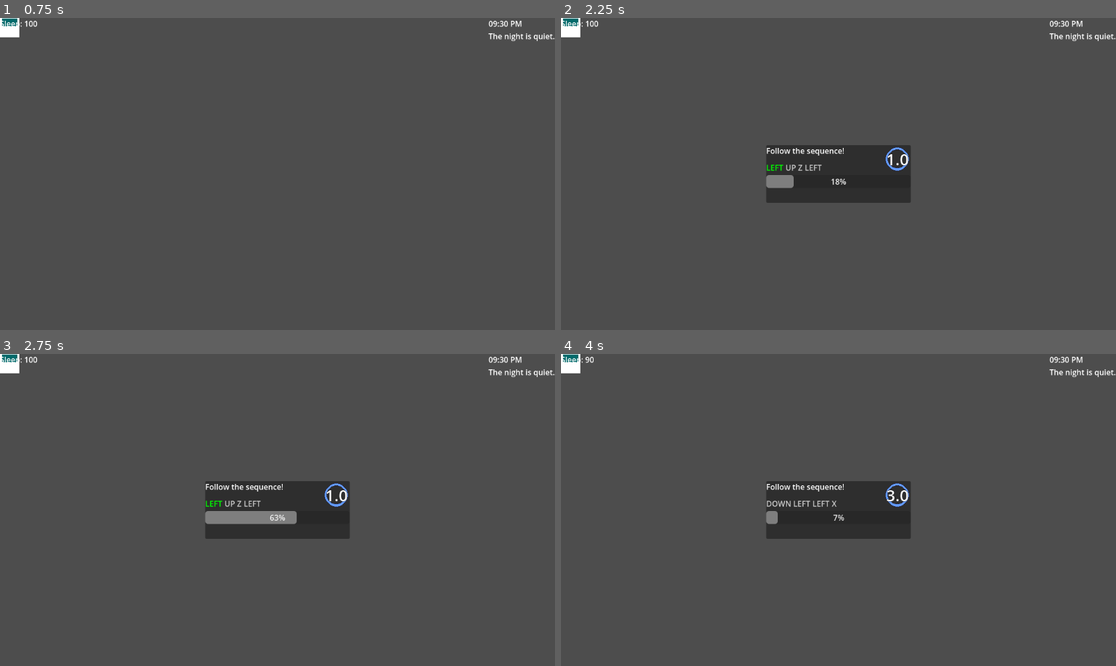
Above: before the commit, frames 1-4 (two rows, left to right).
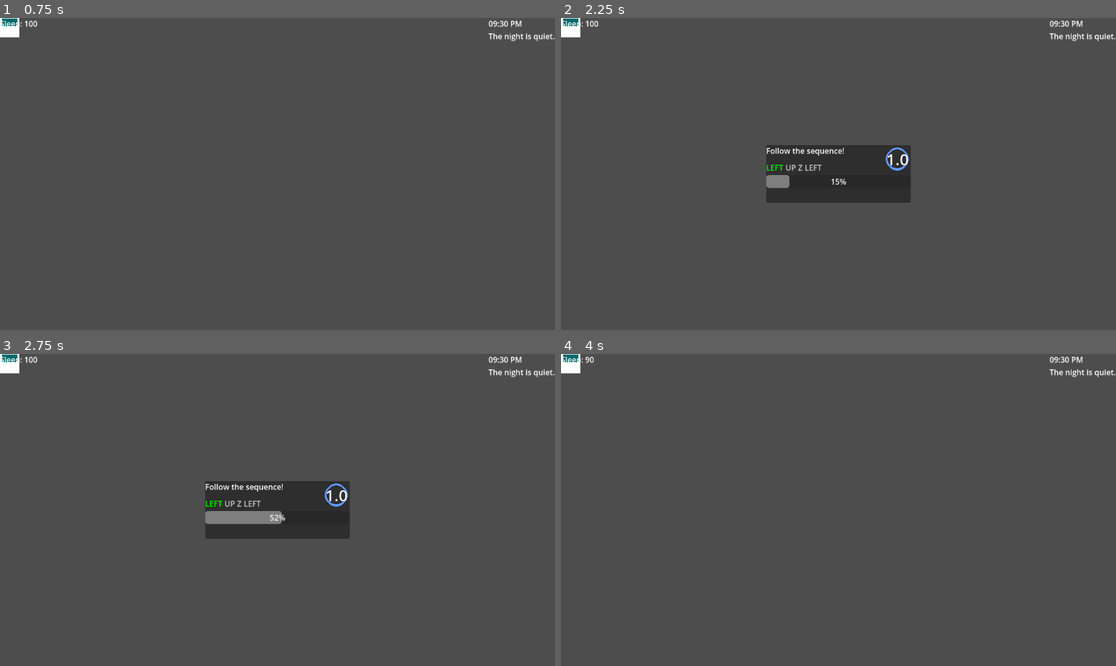
Above: after the commit, the same moments.

Repository: AiDN-Dev/let-me-sleep
Game: Godot game, scene res://Scenes/game.tscn
The game is run twice, just before and just after one commit, with the same random seed, the same clock (stepped at 60 frames per second) and the same inputs. The project has no main scene, so this scene is started directly.
Inputs (mouse positions are in pixels of both pictures, inside the frame that each line leads up to):
- Up to frame 1 (0.75 s): tap Enter (ui_accept) at 0.5 s; move the mouse to (249, 236) at 0.52 s; hold Up from 0.53 s (still down); tap Space at 0.6 s; click (249, 236) at 0.67 s
- Up to frame 2 (2.25 s): tap Enter (ui_accept) at 0.77 s; release Up at 1.25 s; drag from (1005, 220) to (810, 236) at 1.27 s; move the mouse to (672, 127) at 2.02 s; hold Left from 2.03 s (still down); tap X at 2.1 s
- Up to frame 3 (2.75 s): keep holding Left
- Up to frame 4 (4 s): release Left at 2.75 s; drag from (866, 510) to (672, 463) at 2.77 s; tap Enter (ui_accept) at 3.5, 3.77 s; move the mouse to (755, 432) at 3.52 s; hold Down from 3.53 s (still down); tap Space at 3.6 s

Frame 1 is identical in both runs. In frame 2, less than 0.1% of the frame differs, in the area x 40-51%, y 50-55%; in frame 3, 0.1%; in frame 4, 4.7%, in the area x 36-63%, y 40-60%.

Commit message:
Progress on the debuff system, it now always applies a debuff and has a chance to combine them

Diff:
--- a/scripts/Interruptions/qte_window.gd
+++ b/scripts/Interruptions/qte_window.gd
@@ -24,22 +24,30 @@
 var active_debuffs := {}
 
 # === Start a new QTE sequence ===
-func start_qte(text: String, keys: Array[QTEKey], debuffs := {}, active_debuffs = debuffs) -> void:
+func start_qte(text: String, keys: Array[QTEKey], debuffs := {}) -> void:
+	active_debuffs = debuffs
 	instruction_label.text = text
 	qte_sequence = keys
 	current_index = 0
 
-	var hold_multiplier = debuffs.get("hold_time_multiplier", 1.0)
-	var buffer_multiplier = debuffs.get("extra_time_buffer_multiplier", 1.0)
-	var decay_multiplier = debuffs.get("decay_multiplier", 1.0)
+	# Get multipliers from debuffs
+	var hold_multiplier = active_debuffs.get("hold_time_multiplier", 1.0)
+	var buffer_multiplier = active_debuffs.get("extra_time_buffer_multiplier", 1.0)
+	var decay_multiplier = active_debuffs.get("decay_multiplier", 1.0)
+
+	# Debug / flavor print
+	if active_debuffs.has("names"):
+		print("Active debuffs: " + String(", ").join(debuffs["names"]))
 
 	current_progress = 0.0
 	current_elapsed = 0.0
 	grace_timer = 0.0
 
+	# Clear previous key labels
 	for child in key_container.get_children():
 		child.queue_free()
 
+	# Apply hold multiplier and generate labels
 	for key_obj in qte_sequence:
 		key_obj.hold_time *= hold_multiplier
 		var lbl = Label.new()
@@ -53,7 +61,7 @@
 	progress_bar.max_value = qte_sequence[0].hold_time
 	hint_label.text = "Hold: %s" % _get_key_name(qte_sequence[0].keycode)
 
-	time_left = qte_sequence[current_index].hold_time + extra_time_buffer
+	time_left = qte_sequence[current_index].hold_time + extra_time_buffer * buffer_multiplier
 	_update_timer_display()
 
 	active = true
@@ -65,6 +73,8 @@
 		return
 
 	var current_key = qte_sequence[current_index]
+	var decay_multiplier = active_debuffs.get("decay_multiplier", 1.0)
+	var buffer_multiplier = active_debuffs.get("extra_time_buffer_multiplier", 1.0)
 
 	# Update elapsed time for this key
 	current_elapsed += delta
@@ -81,6 +91,7 @@
 			_finish(false)
 			return
 
+	# Countdown time left
 	time_left -= delta
 	if time_left <= 0:
 		_finish(false)
@@ -90,11 +101,9 @@
 	# Update progress for holding the correct key
 	if Input.is_key_pressed(current_key.keycode):
 		current_progress += delta
-		_update_timer_display()
 		grace_timer = 0  # pressing correct key cancels any grace timer
 	else:
-		current_progress -= delta  # decay if not holding
-		_update_timer_display()
+		current_progress -= delta * decay_multiplier  # decay if not holding
 
 	# Clamp progress
 	current_progress = clamp(current_progress, 0, current_key.hold_time)
@@ -114,8 +123,7 @@
 		progress_bar.max_value = qte_sequence[current_index].hold_time
 		progress_bar.value = 0
 		hint_label.text = "Hold: %s" % _get_key_name(qte_sequence[current_index].keycode)
-
-		time_left = qte_sequence[current_index].hold_time + extra_time_buffer
+		time_left = qte_sequence[current_index].hold_time + extra_time_buffer * buffer_multiplier
 		_update_timer_display()
 
 # === Handle key presses (fail on wrong, with grace) ===
@@ -125,7 +133,6 @@
 
 	if event is InputEventKey and event.pressed:
 		var current_key = qte_sequence[current_index]
-
 		if event.keycode != current_key.keycode:
 			grace_timer = grace_duration  # start grace timer on wrong key
 
@@ -150,6 +157,7 @@
 	hide()
 	emit_signal("qte_finished", success)
 
+# === Update highlighted key colors ===
 func _update_highlighted_key() -> void:
 	for i in range(key_container.get_child_count()):
 		var lbl = key_container.get_child(i)
@@ -160,5 +168,6 @@
 		else:
 			lbl.add_theme_color_override("font_color", Color(0.8, 0.8, 0.8))
 
+# === Update timer display ===
 func _update_timer_display() -> void:
 	timer_label.text = str(ceil(max(time_left,0)))
--- a/scripts/Managers/debuff_manager.gd
+++ b/scripts/Managers/debuff_manager.gd
@@ -14,7 +14,7 @@
 	},
 	{
 		"name": "Smaller Buffer",
-		"hold_time_multipler": 1.0,
+		"hold_time_multiplier": 1.0,
 		"extra_time_buffer_multiplier": 0.7,
 		"decay_multiplier": 1.0
 	},
@@ -31,7 +31,7 @@
 func _ready():
 	rng.randomize()
 
-func get_random_debuffs(num_debuffs: int = 1) -> Array:
+func get_random_debuffs(num_debuffs: int = 1, allow_combination: bool = true) -> Dictionary:
 	var selected := []
 	var pool := possible_debuffs.duplicate()
 	for i in range(num_debuffs):
@@ -40,7 +40,17 @@
 		var debuff = pool.pick_random()
 		selected.append(debuff)
 		pool.erase(debuff)
-	return selected
+
+	var combined = {}
+	if allow_combination and selected.size() > 1 and randf() < 0.5:
+		combined = combine_debuffs(selected)
+		print("Oh no! Debuffs combined: " + String(", ").join(combined["names"]))
+	else:
+		combined = combine_debuffs([selected[0]])
+		print("Single debuff applied: " + String(combined["names"][0]))
+
+	return combined
+
 
 func combine_debuffs(debuffs: Array) -> Dictionary:
 	var result = {
--- a/scripts/game.gd
+++ b/scripts/game.gd
@@ -42,12 +42,22 @@
 	start_qte()
 
 func start_qte():
+	# Generate QTE sequence
 	var sequence = generate_qte_sequence(4)
-	var debuffs = DebuffManager.get_random_debuffs(rng.randi_range(1, 2))
-	var combined = DebuffManager.combine_debuffs(debuffs)
 
-	var debuff_names = String(", ").join(combined["names"])
-	qte_window.start_qte("Follow the sequence!", sequence)
+	# Get 1 or 2 random debuffs, allow chance to combine
+	var num_debuffs = rng.randi_range(1, 2)
+	var debuffs = DebuffManager.get_random_debuffs(num_debuffs, true)
+
+	# Print flavor text to let player know what's active
+	if debuffs.get("names", []).size() > 1:
+		print("Oh no! Debuffs combined")
+	else:
+		print("Debuff applied: ", debuffs["names"][0])
+
+	# Start the QTE sequence and pass debuffs dictionary
+	qte_window.start_qte("Follow the sequence!", sequence, debuffs)
+
 
 # === QTE finished handler ===
 func _on_qte_finished(success):
